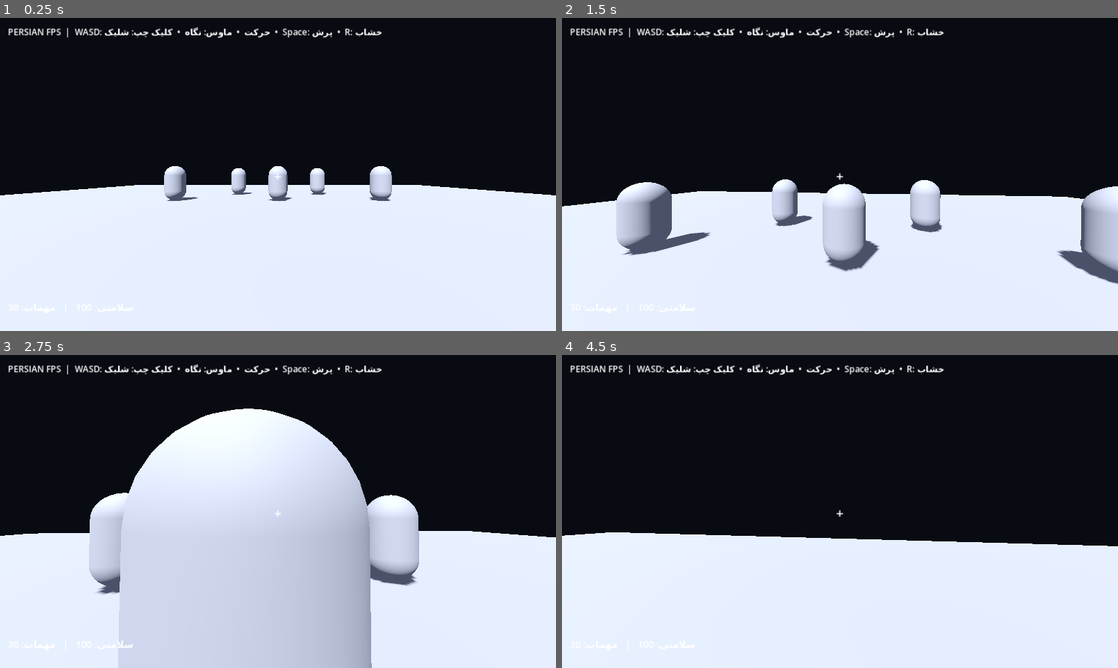
Above: before the commit, frames 1-4 (two rows, left to right).
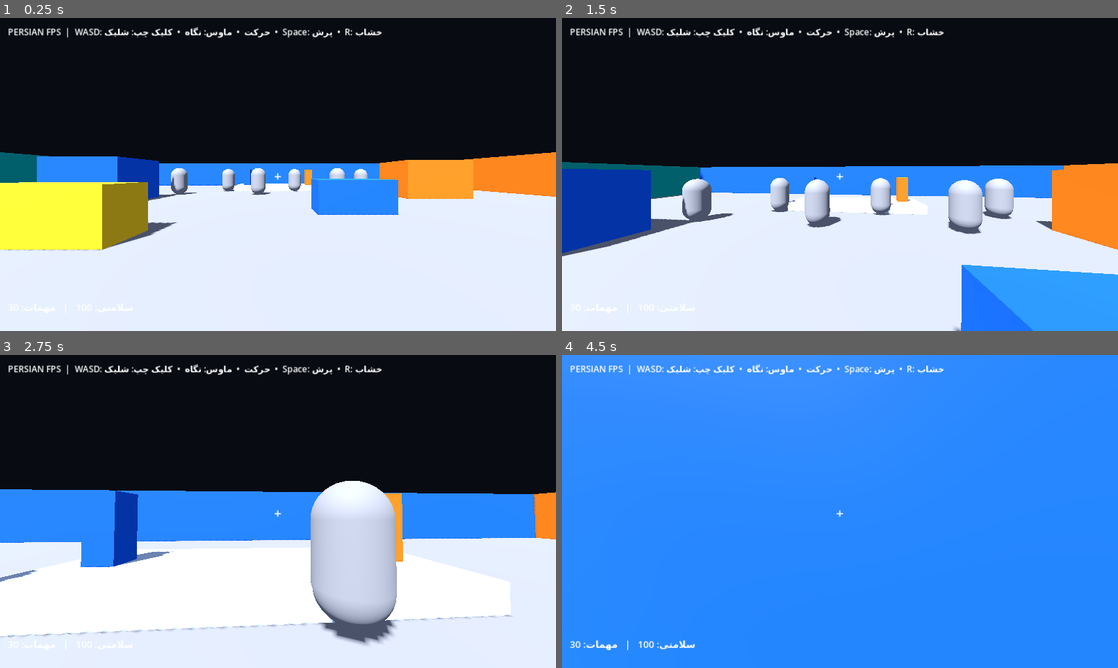
Above: after the commit, the same moments.

Repository: Parsa0369/game
Game: Godot game, scene res://Main.tscn
Same seed, same stepped clock (60 frames per second), same inputs: the game is played once before the commit and once after it.
Inputs (mouse positions are in pixels of both pictures, inside the frame that each line leads up to):
- Up to frame 1 (0.25 s): no input
- Up to frame 2 (1.5 s): tap Enter at 0.5 s; move the mouse to (867, 174) at 0.52 s; hold W from 0.53 s (still down); tap R at 0.6, 1.35 s; click (867, 174) at 0.67 s; tap Space at 0.77 s; move the mouse to (812, 174) at 1.27 s
- Up to frame 3 (2.75 s): keep holding W; tap Space at 1.52 s; move the mouse to (289, 505) at 2.02 s; tap R at 2.1 s
- Up to frame 4 (4.5 s): keep holding W; move the mouse to (834, 517) at 2.77 s; tap R at 2.85, 3.6, 4.35 s; click (834, 517) at 2.92 s; tap Space at 3.02, 3.77 s; move the mouse to (878, 514) at 3.52 s; move the mouse to (795, 508) at 4.27 s

The runs differ from the first frame. In frame 1, 17% of the frame differs, in the area x 0-100%, y 42-75%; in frame 2, 26%; in frame 3, 44%; in frame 4, 100%, in the area x 0-100%, y 0-100%.

Commit message:
Expand prototype with colorful training arena

Diff:
--- a/scripts/main.gd
+++ b/scripts/main.gd
@@ -4,8 +4,63 @@
 
 func _ready() -> void:
 	Input.mouse_mode = Input.MOUSE_MODE_CAPTURED
-	# Simple target dummies for the first playable prototype.
-	for i in range(5):
+	_build_training_arena()
+	for i in range(6):
 		var target = TARGET_SCENE.instantiate()
-		target.position = Vector3(-6.0 + i * 3.0, 1.0, -5.0 - (i % 2) * 3.0)
+		target.position = Vector3(-7.5 + i * 3.0, 1.0, -8.0 - (i % 2) * 2.5)
 		add_child(target)
+
+func _build_training_arena() -> void:
+	# Colorful low-poly training yard built from primitives, so no extra assets are needed.
+	var blue := _material(Color(0.08, 0.35, 0.85))
+	var orange := _material(Color(1.0, 0.42, 0.08))
+	var teal := _material(Color(0.05, 0.62, 0.55))
+	var yellow := _material(Color(1.0, 0.78, 0.12))
+	var gray := _material(Color(0.25, 0.29, 0.35))
+	var white := _material(Color(0.78, 0.84, 0.9))
+
+	# Perimeter walls
+	_add_box("BackWall", Vector3(0, 1.5, -19), Vector3(40, 3, 0.6), blue)
+	_add_box("LeftWall", Vector3(-19, 1.5, 0), Vector3(0.6, 3, 38), teal)
+	_add_box("RightWall", Vector3(19, 1.5, 0), Vector3(0.6, 3, 38), orange)
+	_add_box("FrontWallLeft", Vector3(-13, 1.5, 19), Vector3(12, 3, 0.6), yellow)
+	_add_box("FrontWallRight", Vector3(13, 1.5, 19), Vector3(12, 3, 0.6), yellow)
+
+	# Containers and waist-high cover
+	_add_box("BlueContainer", Vector3(-10, 1.2, -5), Vector3(4, 2.4, 3), blue)
+	_add_box("OrangeContainer", Vector3(10, 1.2, -7), Vector3(4, 2.4, 3), orange)
+	_add_box("TealContainer", Vector3(12, 1.2, 5), Vector3(3, 2.4, 4), teal)
+	_add_box("CoverA", Vector3(-5, 0.65, 1), Vector3(3, 1.3, 1.2), yellow)
+	_add_box("CoverB", Vector3(3, 0.65, -2), Vector3(3, 1.3, 1.2), blue)
+	_add_box("CoverC", Vector3(7, 0.65, 9), Vector3(4, 1.3, 1.2), orange)
+	_add_box("CoverD", Vector3(-11, 0.65, 10), Vector3(3, 1.3, 1.2), gray)
+
+	# A simple raised platform and colorful marker pillars
+	_add_box("Platform", Vector3(0, 0.25, -12), Vector3(8, 0.5, 3), white)
+	_add_box("MarkerBlue", Vector3(-3, 1.0, -12), Vector3(0.6, 2, 0.6), blue)
+	_add_box("MarkerOrange", Vector3(3, 1.0, -12), Vector3(0.6, 2, 0.6), orange)
+
+func _material(color: Color) -> StandardMaterial3D:
+	var material := StandardMaterial3D.new()
+	material.albedo_color = color
+	material.roughness = 0.82
+	return material
+
+func _add_box(box_name: String, box_position: Vector3, box_size: Vector3, material: Material) -> void:
+	var body := StaticBody3D.new()
+	body.name = box_name
+	body.position = box_position
+	add_child(body)
+
+	var collision := CollisionShape3D.new()
+	var shape := BoxShape3D.new()
+	shape.size = box_size
+	collision.shape = shape
+	body.add_child(collision)
+
+	var mesh_instance := MeshInstance3D.new()
+	var mesh := BoxMesh.new()
+	mesh.size = box_size
+	mesh_instance.mesh = mesh
+	mesh_instance.material_override = material
+	body.add_child(mesh_instance)
